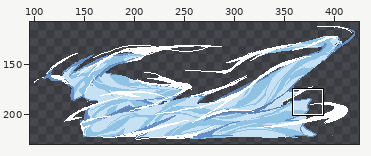
Edited in one commit: pixel-art file (Assets/Art/GameCharacter/YingYangFish/YinYangFish7.aseprite). Above, an overview of the earlier version with the close-up marked.
Close-up. First the earlier version:
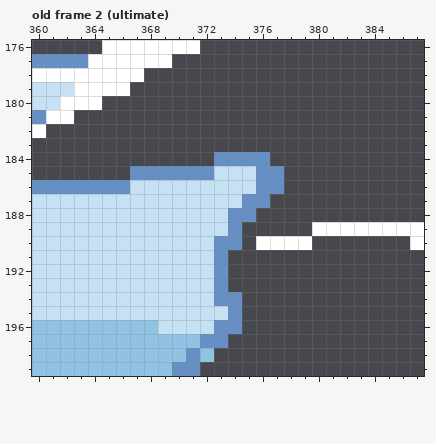
530x434 pixels, 51 frames. Colours within 5 levels of each other are drawn and written as one. Shown: old frame 2 (ultimate): x 360..387, y 176..199. The wide view leaves out empty margins. The commit also changed other frames or places, which this record leaves out.
And afterwards:
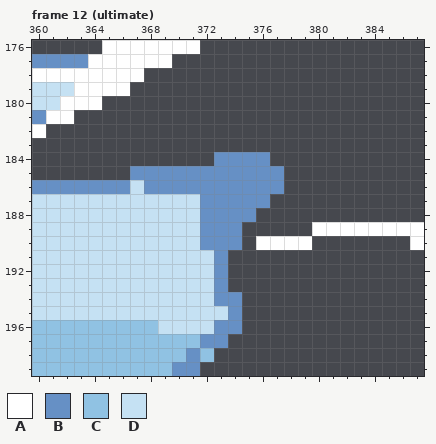
Palette (. is transparent): A #ffffff  B #6690c5  C #90c2e3  D #c5e1f3
Changes in this commit:
frames 51 -> 31
Frame 12 (ultimate) against old frame 2 (ultimate), layer "ref #2":
y 185: x 373..375 DDD -> BBB
y 186: x 368..375 DDDDDDDD -> BBBBBBBB
y 187: x 372..374 DDD -> BBB
y 188..189: x 372..373 DD -> BB
y 190: x 372 D -> B
